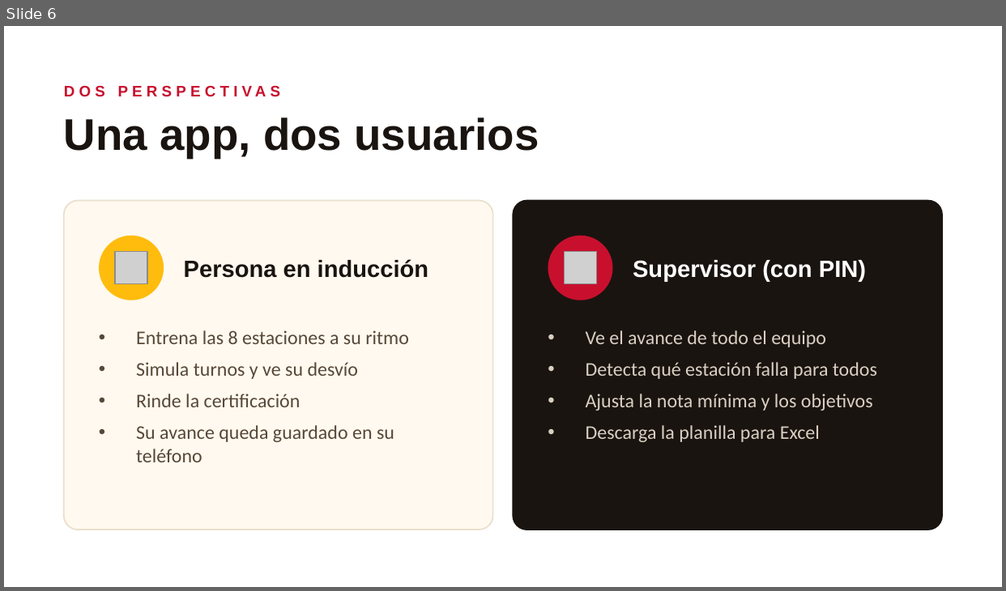
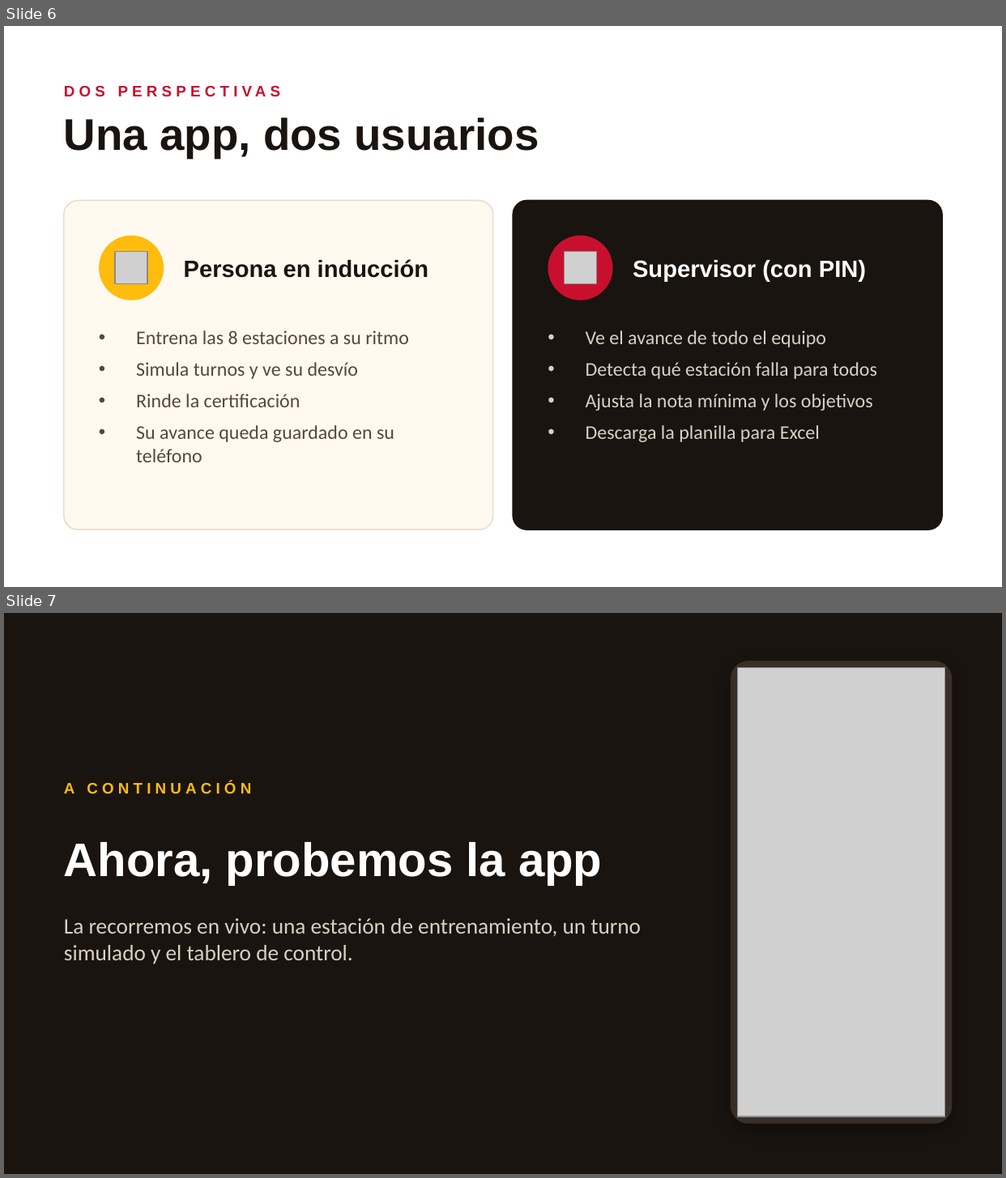
Before and after one commit to miayala03/Control-de-Gestion, a slide deck: presentacion/Presentacion-Induccion.pptx. Shown one above the other, each under a label of ours: slide 6 before the commit, slides 6 and 7 after it. The pictures are 1006x591 and 1006x1178 pixels, drawn with LibreOffice and Linux fonts; fonts in the diff are those of the drawing; grey boxes stand for pictures. Boxes give left, top, right and bottom in pixels: in the first picture for what was removed or moved away, otherwise in the second. Text is boxed around its words. In the diff, an @@ line names an element or a change of style, - is before the commit and + after.

```diff
--- a/presentacion/Presentacion-Induccion.pptx
+++ b/presentacion/Presentacion-Induccion.pptx
@@ slide 7 added at [4,613,1002,1174], background #1A1410 @@
@@ rounded rectangle added at [731,661,952,1124], fill #3A2F27 @@
@@ picture added at [738,668,945,1117] @@
@@ text added at [64,781,251,794], 11 pt, text #FFBC0D, bold @@
+A CONTINUACIÓN
@@ text added at [64,842,602,884], 34 pt, text #FFFFFF, bold @@
+Ahora, probemos la app
@@ text added at [64,918,641,965], 16 pt, text #D9CFC2 @@
+La recorremos en vivo: una estación de entrenamiento, un turno simulado y el tablero de control.
```
Also in this commit, not shown: 1 slide removed.
